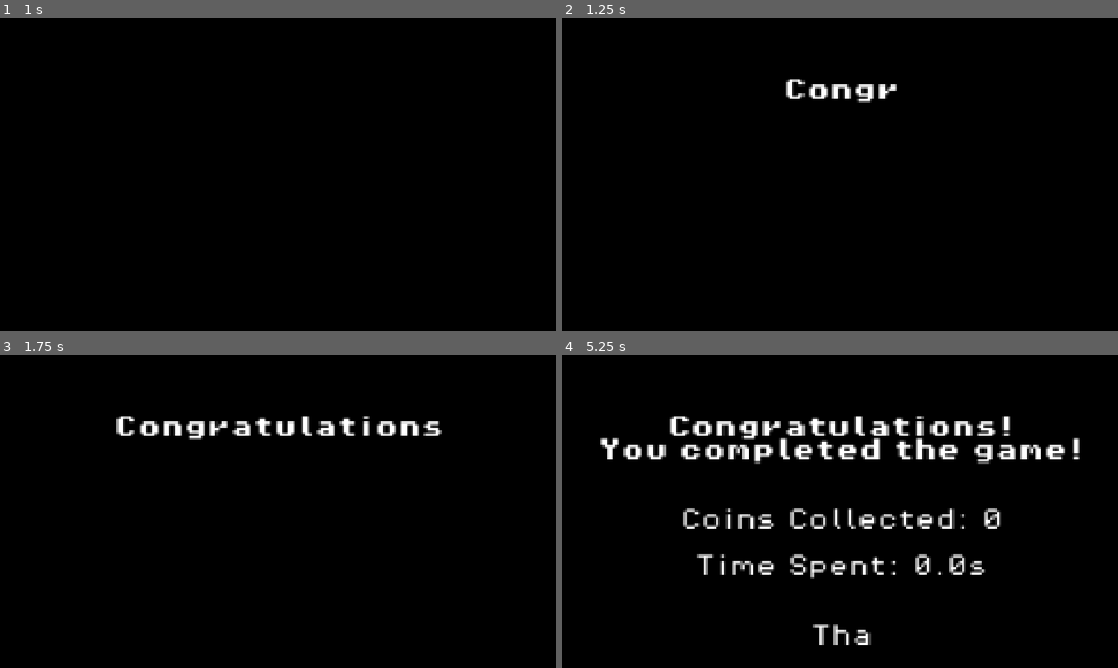
Above: before the commit, frames 1-4 (two rows, left to right).
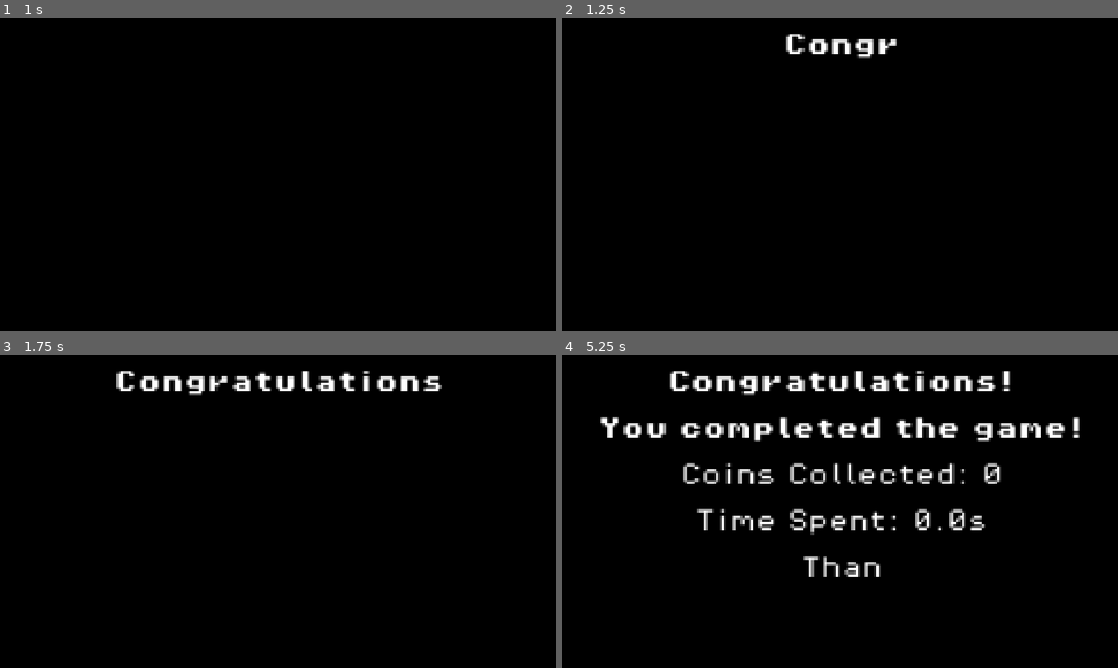
Above: after the commit, the same moments.

Repository: mubixd69-ux/Twister
Game: Godot game, scene res://scenes/stats_screen_final.tscn
Two runs of this game, one before a commit and one after it. Both use one fixed random seed, a clock stepped at 60 frames per second and the inputs below. This scene is started directly instead of the project's main scene.
Inputs (mouse positions are in pixels of both pictures, inside the frame that each line leads up to):
- Up to frame 1 (1 s): tap Enter at 0.5 s; move the mouse to (400, 158) at 0.52 s; hold D (right) from 0.53 s (still down); click (400, 158) at 0.6 s; tap Space (jump) at 0.77 s
- Up to frame 2 (1.25 s): keep holding D (right)
- Up to frame 3 (1.75 s): keep holding D (right); move the mouse to (166, 527) at 1.27 s; tap Alt at 1.35 s; tap Space (jump) at 1.52 s
- Up to frame 4 (5.25 s): move the mouse to (895, 442) at 2.02 s; release D (right) at 2.03 s; hold A (left) 2.03-2.78 s; tap Shift at 2.1, 4.35 s; move the mouse to (812, 574) at 2.77 s; hold D (right) 2.78-4.28 s; click (812, 574) at 2.85 s; tap Space (jump) at 3.02, 3.77, 4.52 s; move the mouse to (1006, 558) at 3.52 s; tap Alt at 3.6 s; move the mouse to (673, 464) at 4.27 s; hold A (left) 4.28-5.03 s; move the mouse to (867, 511) at 5.02 s; hold D (right) from 5.03 s (still down); click (867, 511) at 5.1 s

Frame 1 is identical in both runs. In frame 2, 1.5% of the frame differs, in the area x 40-61%, y 5-28%; in frame 3, 4.0%; in frame 4, 14%, in the area x 6-94%, y 5-93%.

Commit message:
Made the stats look better

Diff:
--- a/scenes/stats_screen_final.tscn
+++ b/scenes/stats_screen_final.tscn
@@ -16,7 +16,7 @@
 main_menu_scene = "uid://dgcqmetjh1ead"
 
 [node name="Camera2D" type="Camera2D" parent="." unique_id=1011685305]
-position = Vector2(434, 234)
+position = Vector2(434, 158)
 zoom = Vector2(3, 3)
 
 [node name="ColorRect" type="ColorRect" parent="." unique_id=1864188138]
@@ -31,25 +31,12 @@
 [node name="StatsLabel" type="RichTextLabel" parent="." unique_id=242371793]
 layout_mode = 0
 offset_left = 215.0
-offset_top = 168.0
+offset_top = 61.0
 offset_right = 656.0
-offset_bottom = 389.0
+offset_bottom = 282.0
 theme_override_fonts/normal_font = ExtResource("2_3eec0")
 theme_override_fonts/bold_font = ExtResource("3_6bk6f")
 theme_override_font_sizes/normal_font_size = 16
 bbcode_enabled = true
 text = "wadawdasdawda"
 horizontal_alignment = 1
-
-[node name="PromtLabel" type="RichTextLabel" parent="." unique_id=2065410965]
-layout_mode = 0
-offset_left = 215.0
-offset_top = 270.0
-offset_right = 656.0
-offset_bottom = 491.0
-theme_override_fonts/normal_font = ExtResource("2_3eec0")
-theme_override_fonts/bold_font = ExtResource("3_6bk6f")
-theme_override_font_sizes/normal_font_size = 16
-bbcode_enabled = true
-text = "wadawdas"
-horizontal_alignment = 1
--- a/scripts/control.gd
+++ b/scripts/control.gd
@@ -1,7 +1,6 @@
 extends Control
 
 @onready var stats_label: RichTextLabel = $StatsLabel
-@onready var prompt_label: RichTextLabel = $PromtLabel
 
 @export var is_final_level = false
 @export_file("*.tscn") var next_level_scene: String
@@ -20,17 +19,15 @@
 	var prompt := "Press any key to continue"
 
 	if is_final_level:
-		title = "Congratulations!\nYou completed the game!"
-		footer = "\n\n\nThanks for playing!"
+		title = "Congratulations!\n\nYou completed the game!"
+		footer = "\n\nThanks for playing!"
 		prompt = "Press any key to return to the main menu"
 
 	stats_label.bbcode_enabled = true
 	stats_label.text = (
-		"[center][b]%s[/b]\n\n\nCoins Collected: %d\n\nTime Spent: %.1fs%s[/center]" % [title, coins, formatted_time, footer]
+	"[center][b]%s[/b]\n\nCoins Collected: %d\n\nTime Spent: %.1fs%s\n\n%s[/center]"
+	% [title, coins, formatted_time, footer, prompt]
 	)
-
-	prompt_label.text = prompt
-	prompt_label.modulate.a = 0.0
 
 	stats_label.visible_characters = 0
 	var total_characters = stats_label.get_parsed_text().length()
@@ -39,7 +36,6 @@
 	var tween = create_tween()
 	tween.tween_interval(1.0)
 	tween.tween_property(stats_label, "visible_characters", total_characters, duration)
-	tween.tween_property(prompt_label, "modulate:a", 1.0, 0.5)
 	tween.tween_callback(func(): can_continue = true)
 
 func _unhandled_input(event: InputEvent) -> void:
